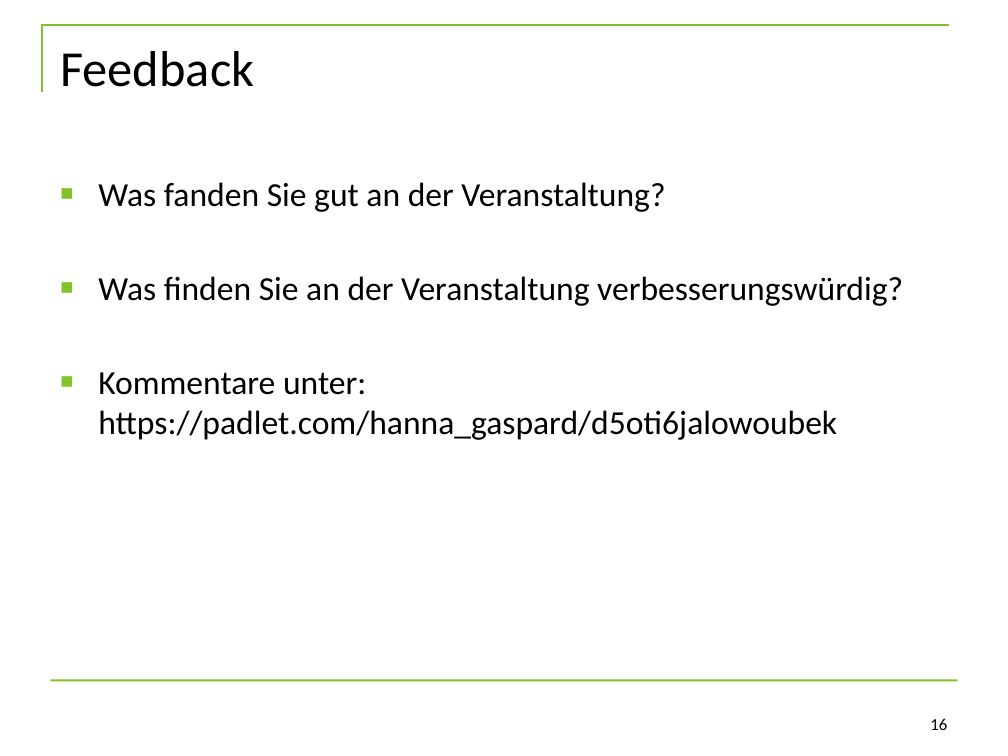
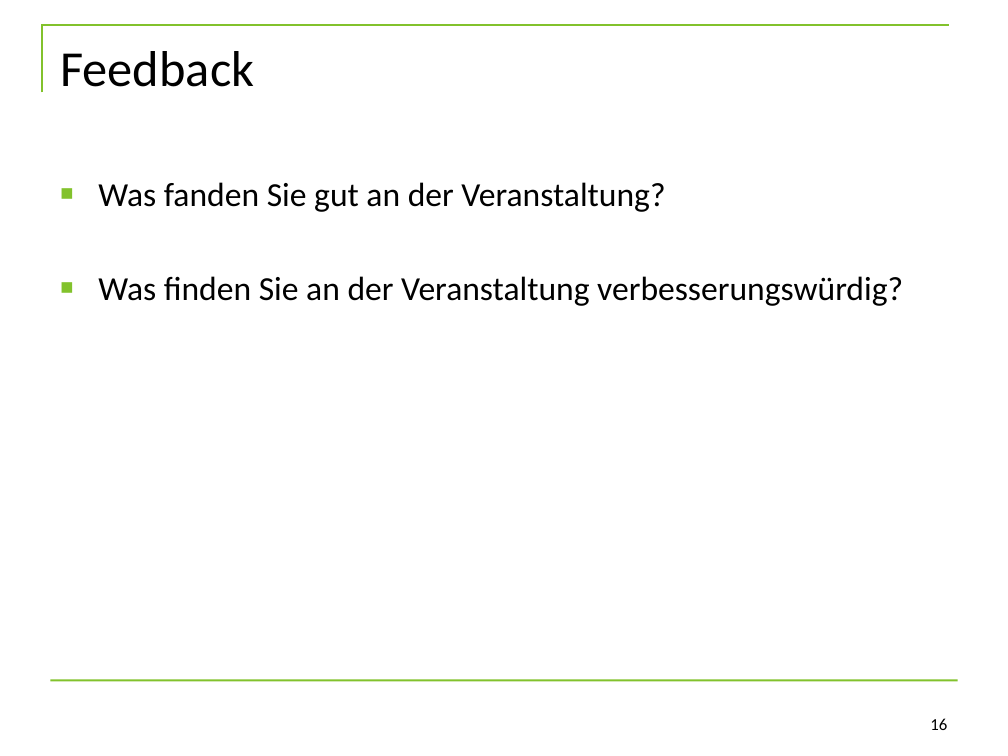
Before and after one commit to jobschepens/textanalyse22, a slide deck: slide 16 of folien/13_Textanalyse_Text2_Besprechung.pptx. Drawn at 1008x756 pixels with LibreOffice and Linux fonts; fonts in the diff are those of the drawing; background and template pictures are left out. Boxes give left, top, right and bottom in pixels: in the first picture for what was removed or moved away, otherwise in the second. Text is boxed around its words. In the diff, an @@ line names an element or a change of style, - is before the commit and + after.

```diff
--- a/folien/13_Textanalyse_Text2_Besprechung.pptx
+++ b/folien/13_Textanalyse_Text2_Besprechung.pptx
@@ text at box(98, 372, 837, 440): paragraph removed @@
-■ Kommentare unter: https://padlet.com/hanna_gaspard/d5oti6jalowoubek
```
Also in this commit, not shown: 2 other slides changed, 1 other file.
